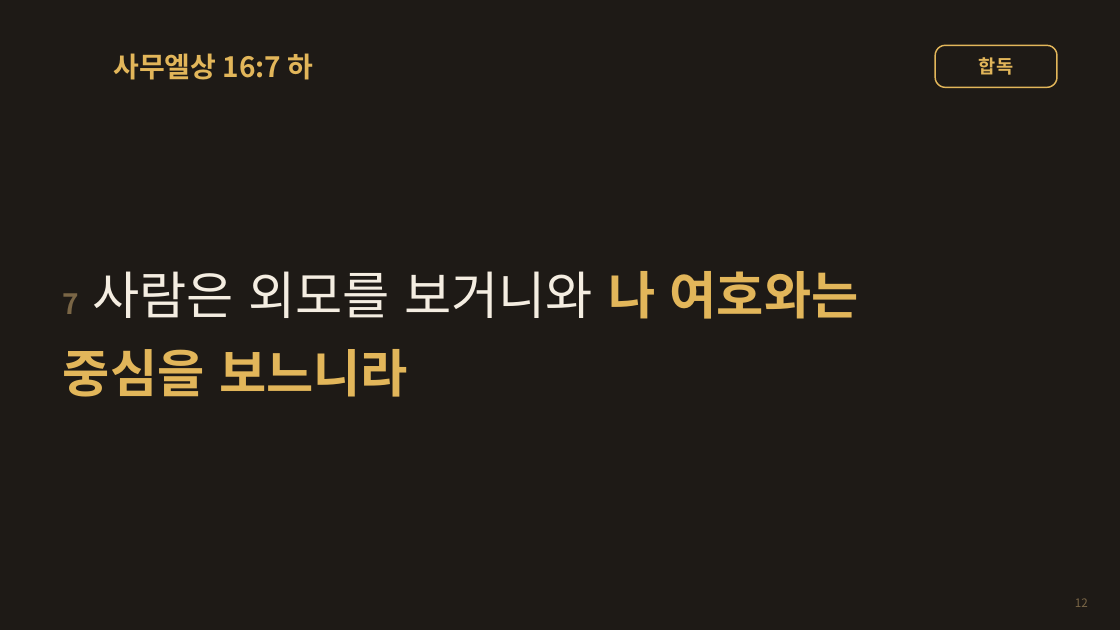
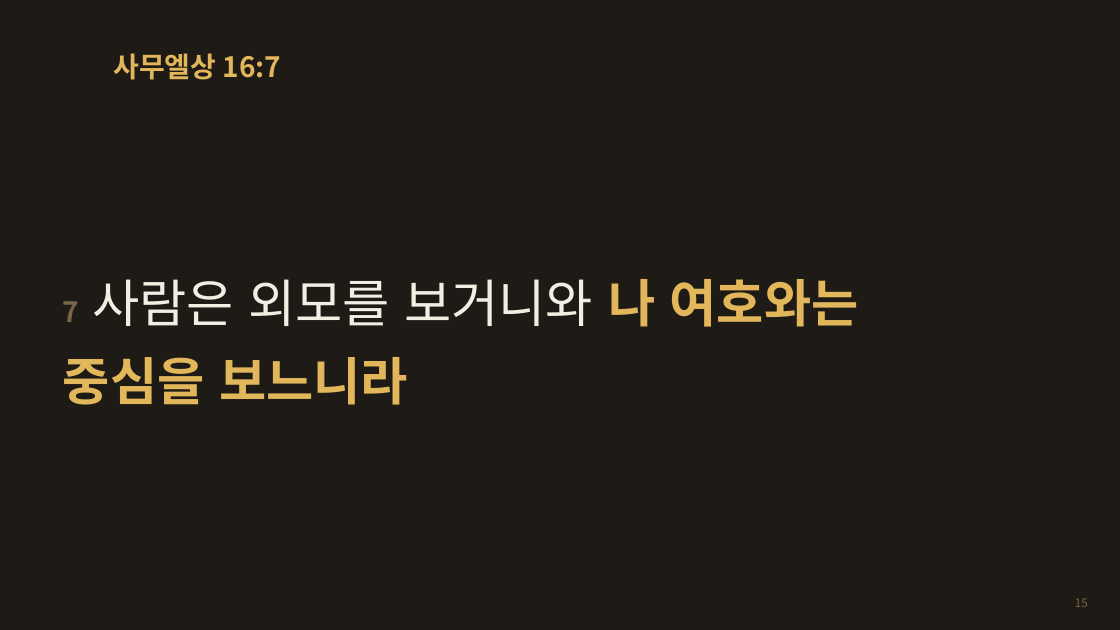
Before and after one commit to chleesarang/cys-terminal-javis, a slide deck: slide 15 of docs/sermons/ruth-naomi-hapdok.pptx (slide 12 before the commit). Drawn at 1120x630 pixels with LibreOffice and Linux fonts; fonts in the diff are those of the drawing; background and template pictures are left out. Boxes give left, top, right and bottom in pixels: in the first picture for what was removed or moved away, otherwise in the second. Text is boxed around its words. In the diff, an @@ line names an element or a change of style, - is before the commit and + after.

```diff
--- a/docs/sermons/ruth-naomi-hapdok.pptx
+++ b/docs/sermons/ruth-naomi-hapdok.pptx
@@ title at bbox=[113, 53, 282, 80]: text changed @@
-사무엘상 16:7 하
+사무엘상 16:7
@@ rounded rectangle removed at bbox=[935, 45, 1057, 87] @@
-합독
@@ text "7 사람은 외모를 보거니와 나 ...": place and size @@
-text "7 사람은 외모를 보거니와 나 ..." at bbox=[63, 271, 859, 397]
+text "7 사람은 외모를 보거니와 나 ..." at bbox=[63, 279, 859, 405]
@@ page number at bbox=[1075, 598, 1088, 607]: text changed @@
-12
+15
```
Also in this commit, not shown: 37 other slides changed, 7 slides added, 2 slides removed, 2 other files.
